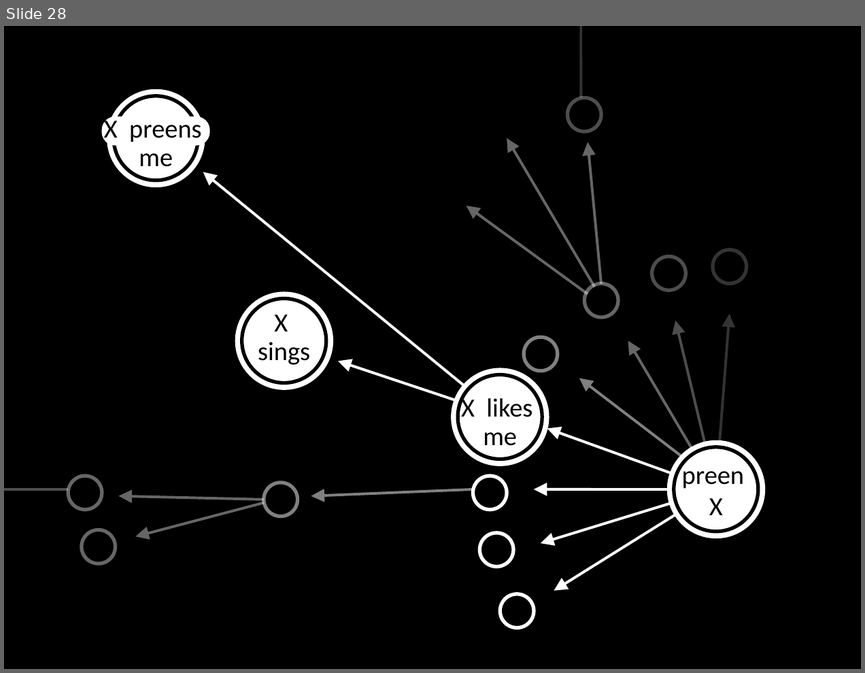
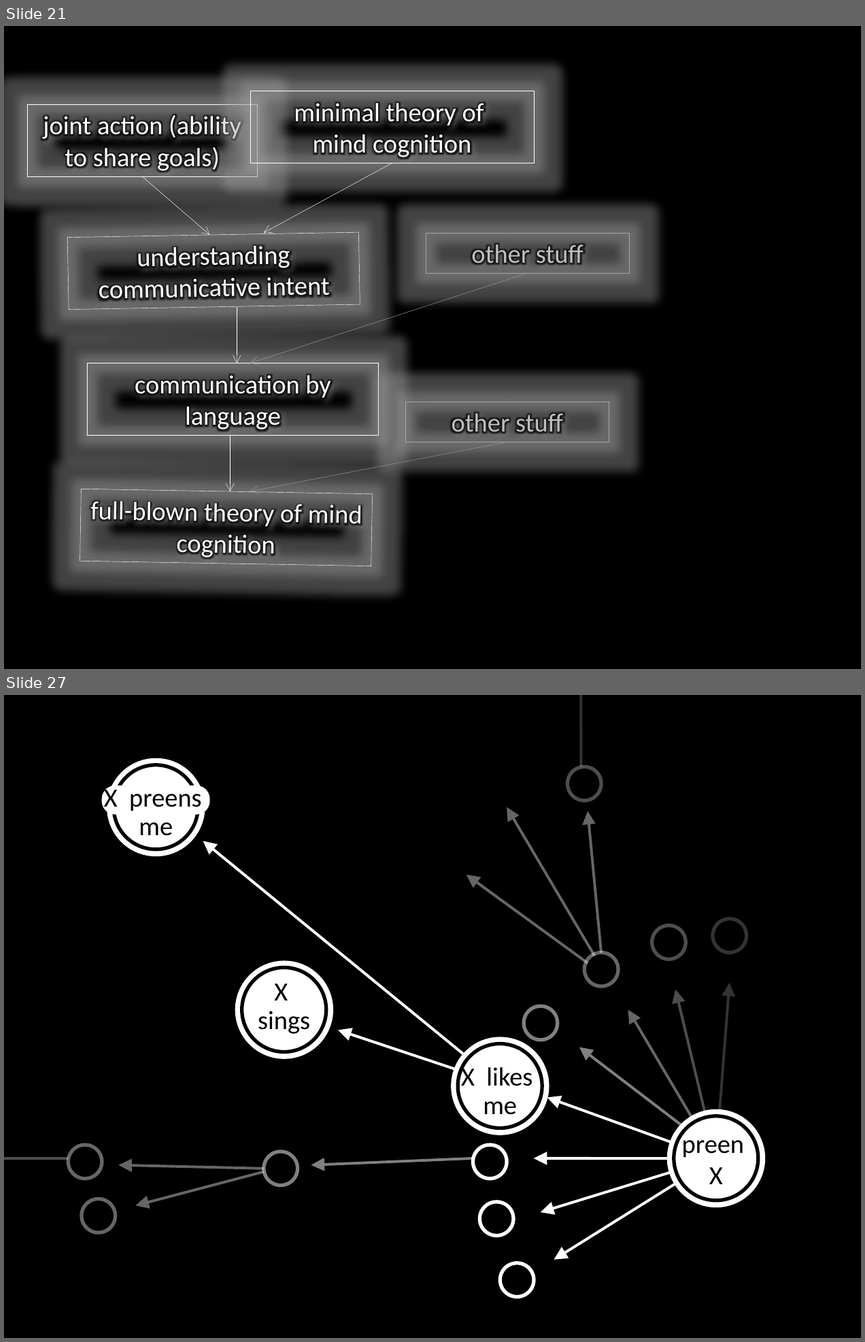
Before and after one commit to butterfill/minimal-theory-of-mind-cuny, a slide deck: minimal theory of mind cuny 03.pptx. Shown one above the other, each under a label of ours: slide 28 before the commit, slides 21 and 27 after it; the slides between them are not shown. The pictures are 865x673 and 865x1342 pixels, drawn with LibreOffice and Linux fonts; fonts in the diff are those of the drawing; background and template pictures are left out. Boxes give left, top, right and bottom in pixels: in the first picture for what was removed or moved away, otherwise in the second. Text is boxed around its words. In the diff, an @@ line names an element or a change of style, - is before the commit and + after.

```diff
--- a/minimal theory of mind cuny 03.pptx
+++ b/minimal theory of mind cuny 03.pptx
@@ slide 21 added at (x1=4, y1=26, x2=861, y2=669), background picture (left out) @@
@@ rectangle added at (x1=28, y1=105, x2=258, y2=177), outline #FFFFFF 0.25 pt, 22 pt, text #FFFFFF @@
+joint action (ability to share goals)
@@ rectangle added at (x1=250, y1=91, x2=534, y2=163), outline #FFFFFF 0.25 pt, 22 pt, text #FFFFFF @@
+minimal theory of
+mind cognition
@@ arrow added from (392, 163) to (264, 233), #FFFFFF 0.25 pt @@
@@ arrow added from (142, 177) to (209, 235), #FFFFFF 0.25 pt @@
@@ rectangle added at (x1=68, y1=235, x2=360, y2=307), outline #FFFFFF 0.25 pt, 22 pt, text #FFFFFF @@
+understanding communicative intent
@@ rectangle added at (x1=426, y1=233, x2=630, y2=273), outline #A6A6A6 0.25 pt, 22 pt, text #BFBFBF @@
+other stuff
@@ arrow added from (528, 273) to (250, 363), #A6A6A6 0.25 pt @@
@@ arrow added from (237, 307) to (237, 363), #FFFFFF 0.25 pt @@
@@ rectangle added at (x1=87, y1=363, x2=379, y2=435), outline #FFFFFF 0.25 pt, 22 pt, text #FFFFFF @@
+communication by language
@@ rectangle added at (x1=406, y1=401, x2=610, y2=441), outline #A6A6A6 0.25 pt, 22 pt, text #BFBFBF @@
+other stuff
@@ arrow added from (230, 435) to (230, 491), #FFFFFF 0.25 pt @@
@@ arrow added from (507, 441) to (250, 491), #A6A6A6 0.25 pt @@
@@ rectangle added at (x1=79, y1=488, x2=372, y2=566), outline #FFFFFF 0.25 pt, 22 pt, text #FFFFFF @@
+full-blown theory of mind cognition
@@ what was slide 28 is now slide 27 @@
```
Also in this commit, not shown: 2 slides changed, 10 other slides added, 17 slides removed, 5 other files.
